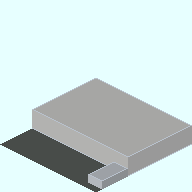
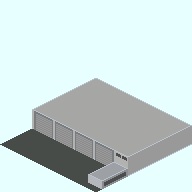
The second 192x192 image is a revision of the first. Changes to its layers:
painted on "Base_Plate_3x3.png" over (34, 111, 127, 186)
